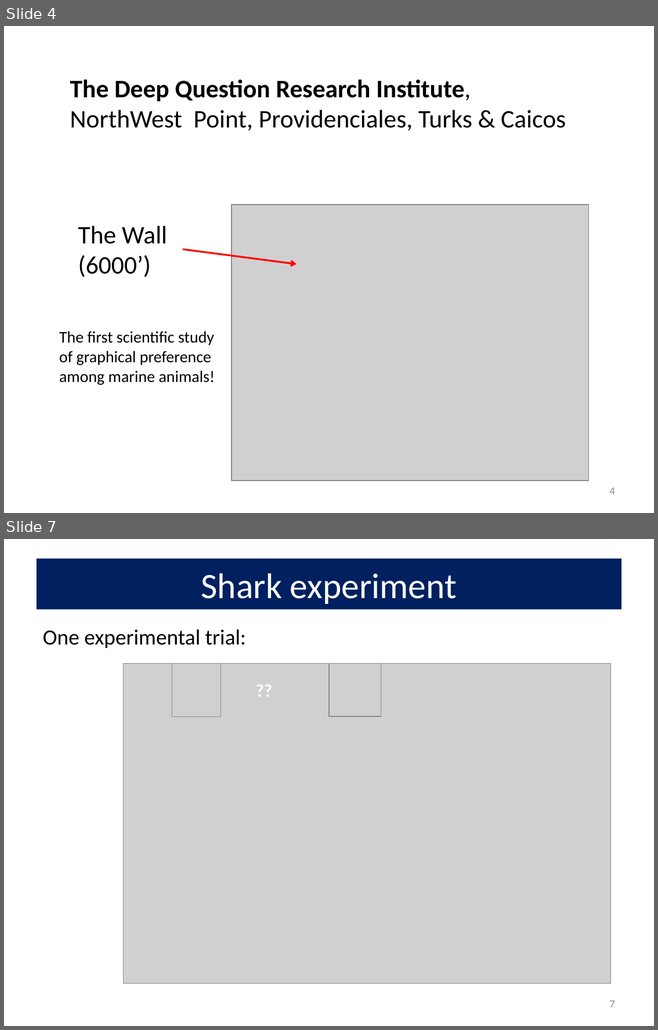
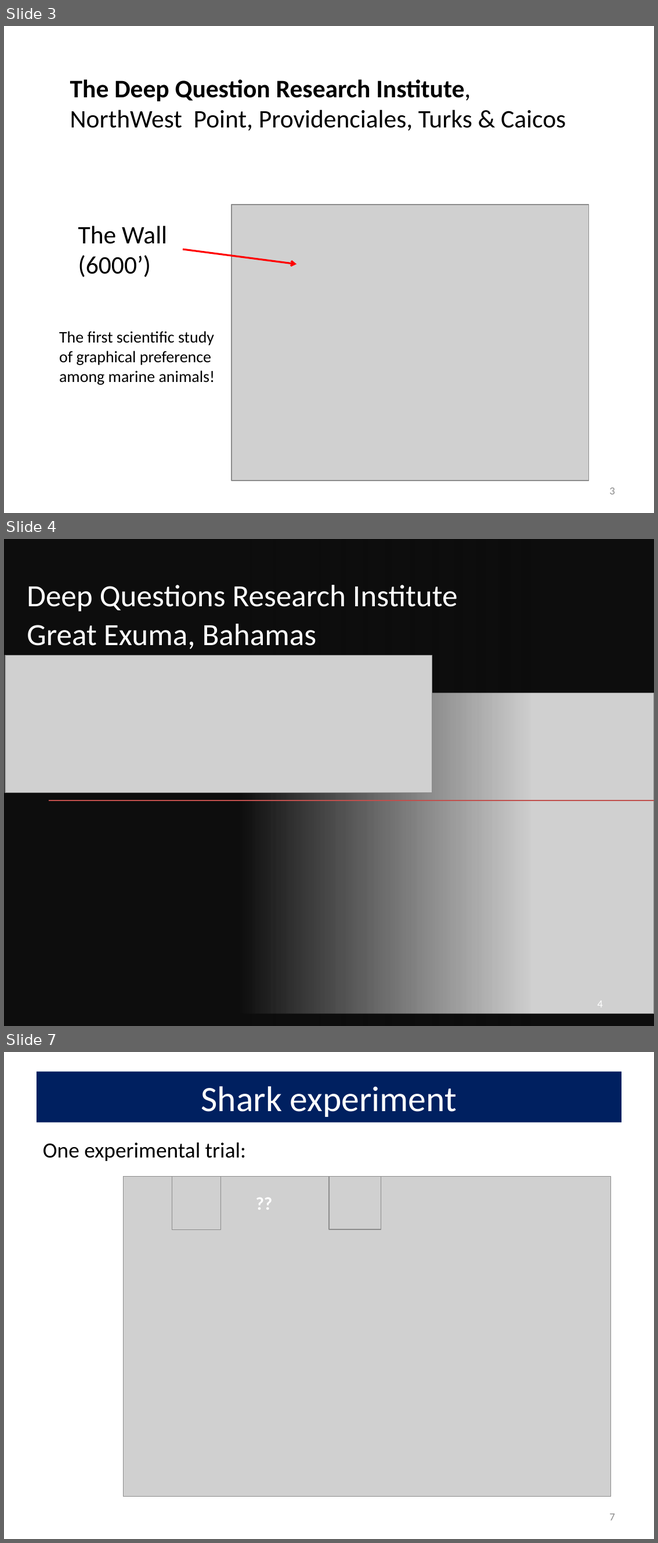
Before and after one commit to friendly/6135, a slide deck: lectures/DeepQuestions.pptx. Shown one above the other, each under a label of ours: slides 4 and 7 before the commit, slides 3, 4 and 7 after it; the slides between them are not shown. The pictures are 658x1030 and 658x1543 pixels, drawn with LibreOffice and Linux fonts; fonts in the diff are those of the drawing; grey boxes stand for pictures. Boxes give left, top, right and bottom in pixels: in the first picture for what was removed or moved away, otherwise in the second. Text is boxed around its words. In the diff, an @@ line names an element or a change of style, - is before the commit and + after.

Commit message:
deep questions / presentations

```diff
--- a/lectures/DeepQuestions.pptx
+++ b/lectures/DeepQuestions.pptx
@@ slide 4 added at [4,539,654,1026], background #FFFFFF @@
@@ rectangle added at [4,539,654,1026], fill #0D0D0D @@
@@ rectangle added at [4,539,654,1026], fill gradient #0D0D0D @@
@@ text added at [27,585,458,649], 34.2 pt, text #FFFFFF @@
+Deep Questions Research Institute
+Great Exuma, Bahamas
@@ picture added at [5,655,431,793] @@
@@ picture added at [75,693,654,1014] @@
@@ line added from (654, 801) to (49, 801), #C0504D 1 pt @@
@@ page number added at [597,1001,602,1006], 12 pt, text #FFFFFF @@
+4
@@ what was slide 4 is now slide 3 @@
@@ page number at [609,488,614,495]: text changed @@
-4
+3
```
Also in this commit, not shown: 4 slides changed, 1 other slide added, 1 slide removed, 33 other files.
